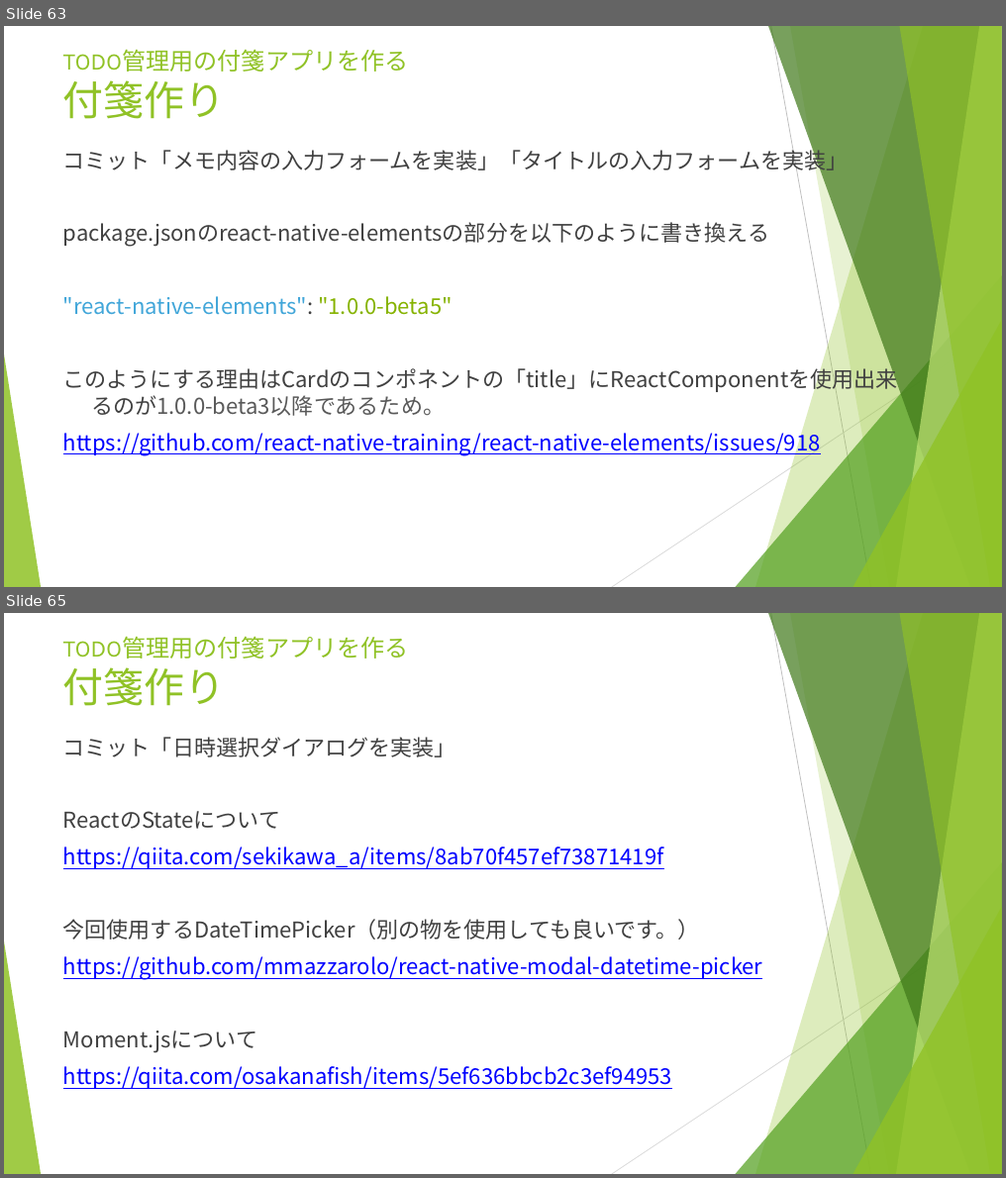
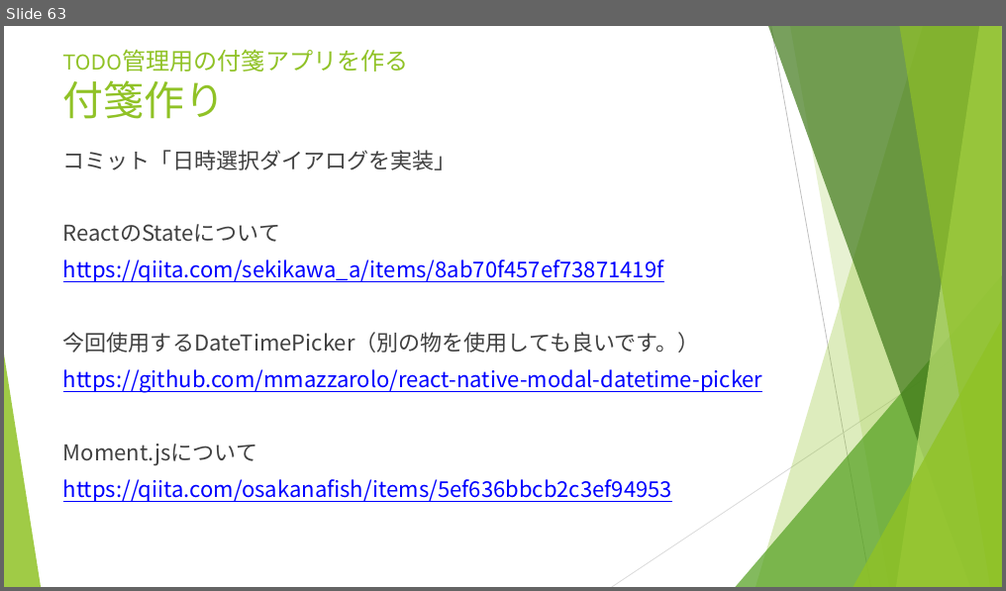
Before and after one commit to aselab/internship-201908, a slide deck: doc/ASEインターンシップ2019_モバイルアプリ.pptx. Shown one above the other, each under a label of ours: slides 63 and 65 before the commit, slide 63 after it; the slides between them are not shown. The pictures are 1006x1178 and 1006x591 pixels, drawn with LibreOffice and Linux fonts; fonts in the diff are those of the drawing. Boxes give left, top, right and bottom in pixels: in the first picture for what was removed or moved away, otherwise in the second. Text is boxed around its words. In the diff, an @@ line names an element or a change of style, - is before the commit and + after.

```diff
--- a/doc/ASEインターンシップ2019_モバイルアプリ.pptx
+++ b/doc/ASEインターンシップ2019_モバイルアプリ.pptx
@@ slide 63 removed at (4,26,1002,587), background #FFFFFF; not listed: 10 template elements that a slide beside it also shows @@
@@ title removed at (63,49,409,119) @@
-TODO管理用の付箋アプリを作る
-付箋作り
@@ text removed at (63,146,898,457) @@
-コミット「メモ内容の入力フォームを実装」「タイトルの入力フォームを実装」
-package.jsonのreact-native-elementsの部分を以下のように書き換える
-"react-native-elements": "1.0.0-beta5"
-このようにする理由はCardのコンポネントの「title」にReactComponentを使用出来るのが1.0.0-beta3以降であるため。
-https://github.com/react-native-training/react-native-elements/issues/918
@@ what was slide 65 is now slide 63 @@
```
Also in this commit, not shown: 2 slides changed, 1 slide added, 2 other slides removed, 4 other files.
